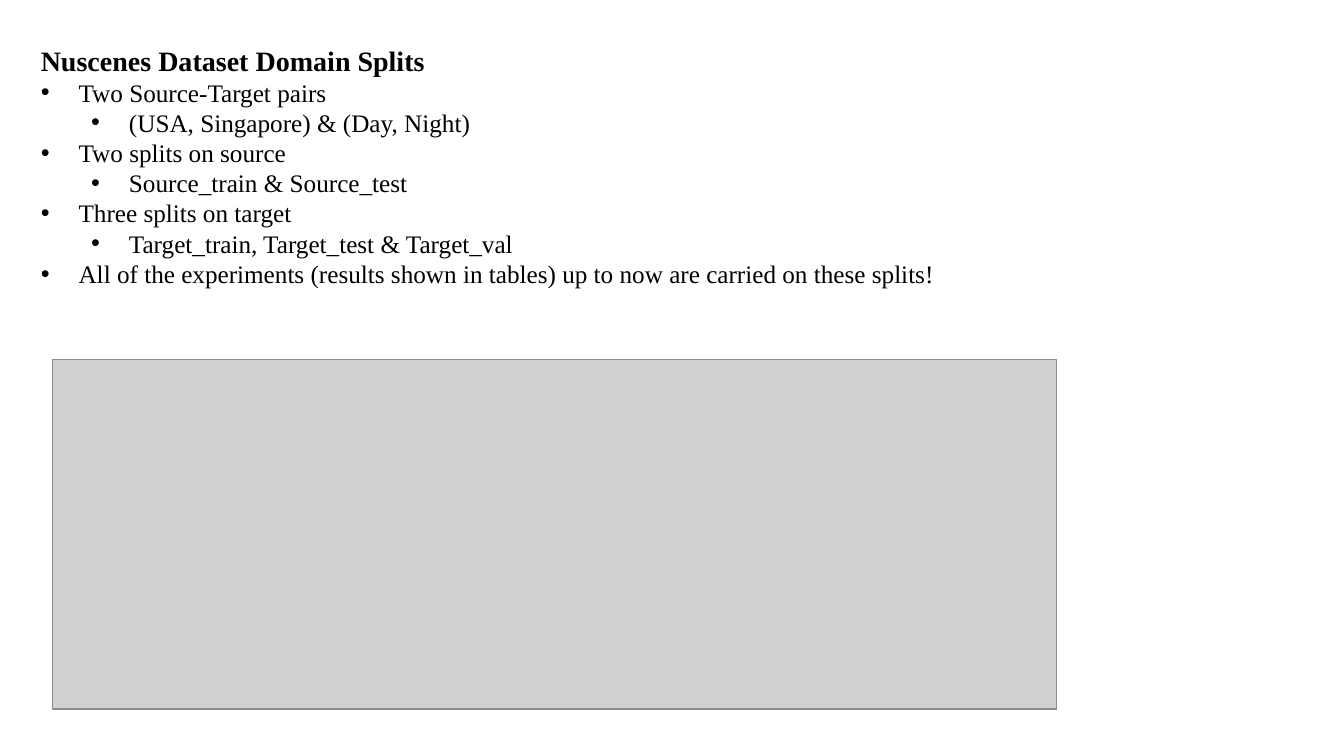
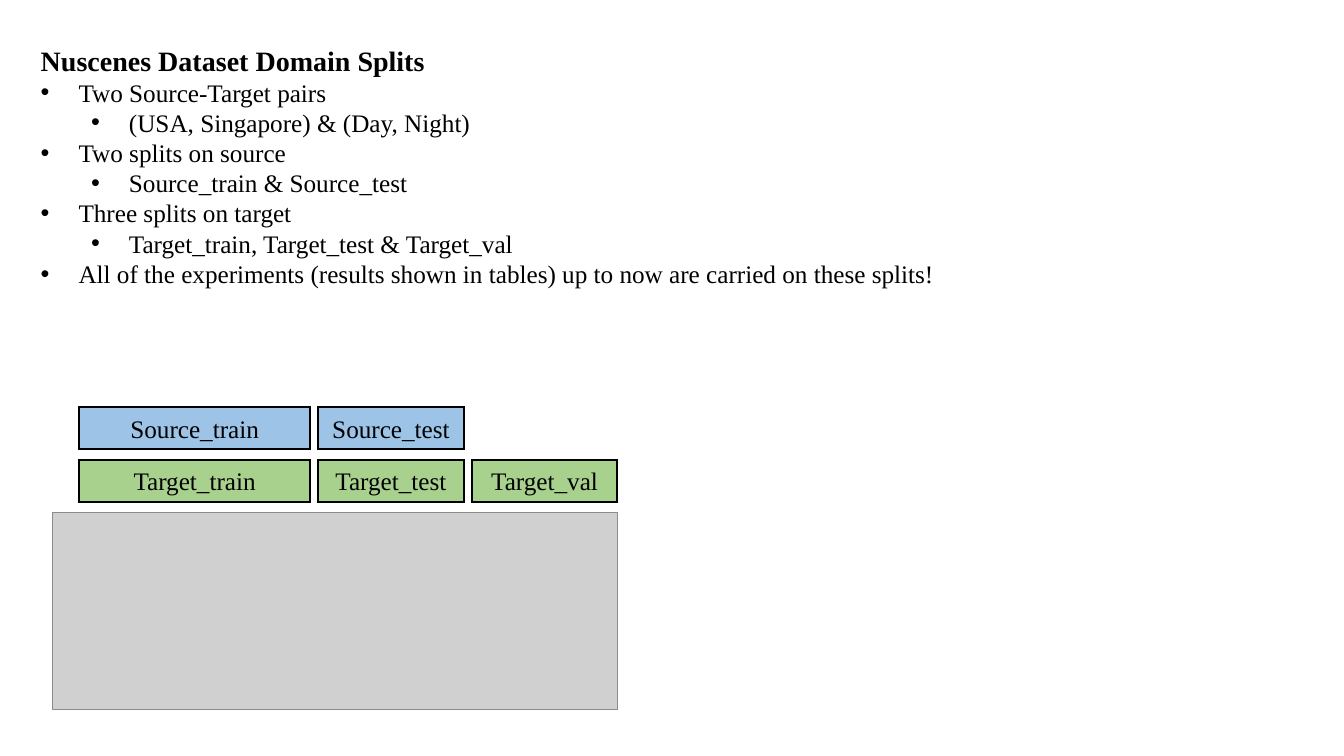
Before and after one commit to XYHC-MMDA/Multi-modal-Multi-task-DA, a slide deck: slide 3 of demo/latest.pptx. Drawn at 1344x756 pixels with LibreOffice and Linux fonts; fonts in the diff are those of the drawing; grey boxes stand for pictures. Boxes give left, top, right and bottom in pixels: in the first picture for what was removed or moved away, otherwise in the second. Text is boxed around its words. In the diff, an @@ line names an element or a change of style, - is before the commit and + after.

```diff
--- a/demo/latest.pptx
+++ b/demo/latest.pptx
@@ group added at <box>80,407,617,502</box>: 5 rectangles @@
+Source_train
+Target_train
+Source_test
+Target_test
+Target_val
@@ picture: place and size @@
-picture at <box>52,360,1057,710</box>
+picture at <box>52,512,617,709</box>
```
Also in this commit, not shown: 1 other slide changed, 10 slides added, 6 other files.
